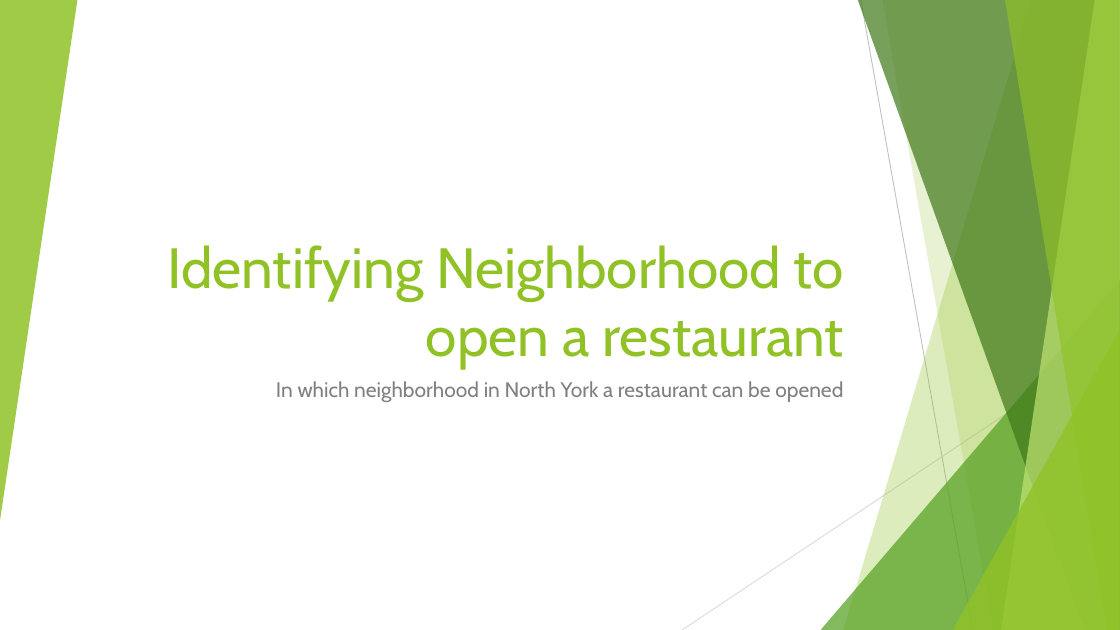
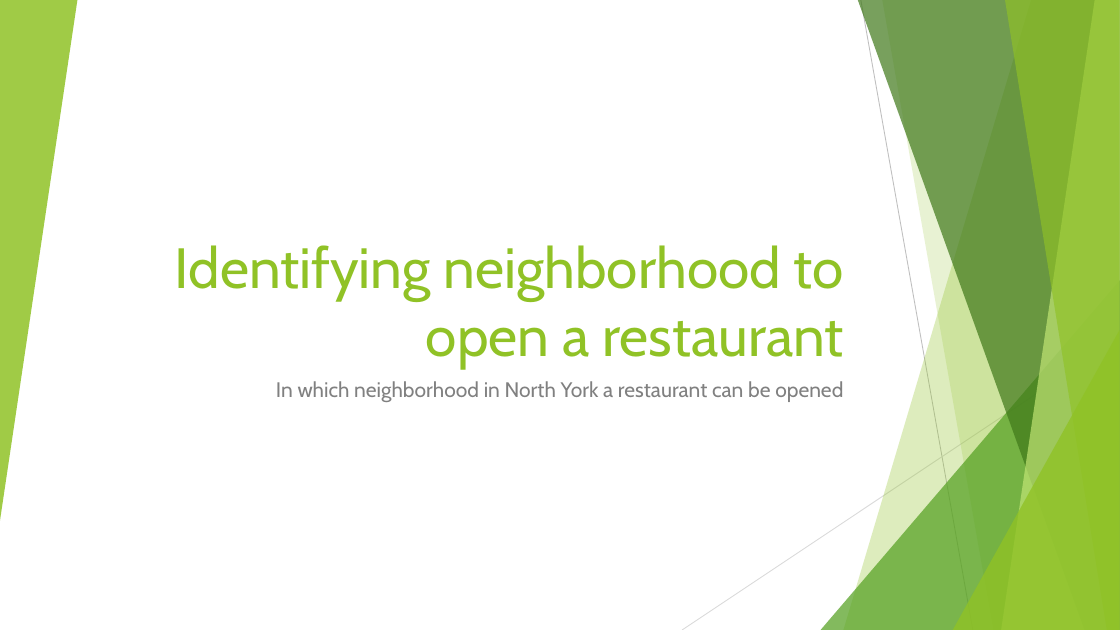
Before and after one commit to Sreedeepthinukala/Coursera_Capstone, a slide deck: slide 1 of Identifying Neighborhood to open a restaurant.pptx. Drawn at 1120x630 pixels with LibreOffice and Linux fonts; fonts in the diff are those of the drawing. Boxes give left, top, right and bottom in pixels: in the first picture for what was removed or moved away, otherwise in the second. Text is boxed around its words. In the diff, an @@ line names an element or a change of style, - is before the commit and + after.

```diff
--- a/Identifying Neighborhood to open a restaurant.pptx
+++ b/Identifying Neighborhood to open a restaurant.pptx
@@ title at [175, 245, 844, 369]: text changed @@
-Identifying Neighborhood to open a restaurant
+Identifying neighborhood to open a restaurant
```
Also in this commit, not shown: 1 other slide changed, 4 slides added, 1 slide removed.
